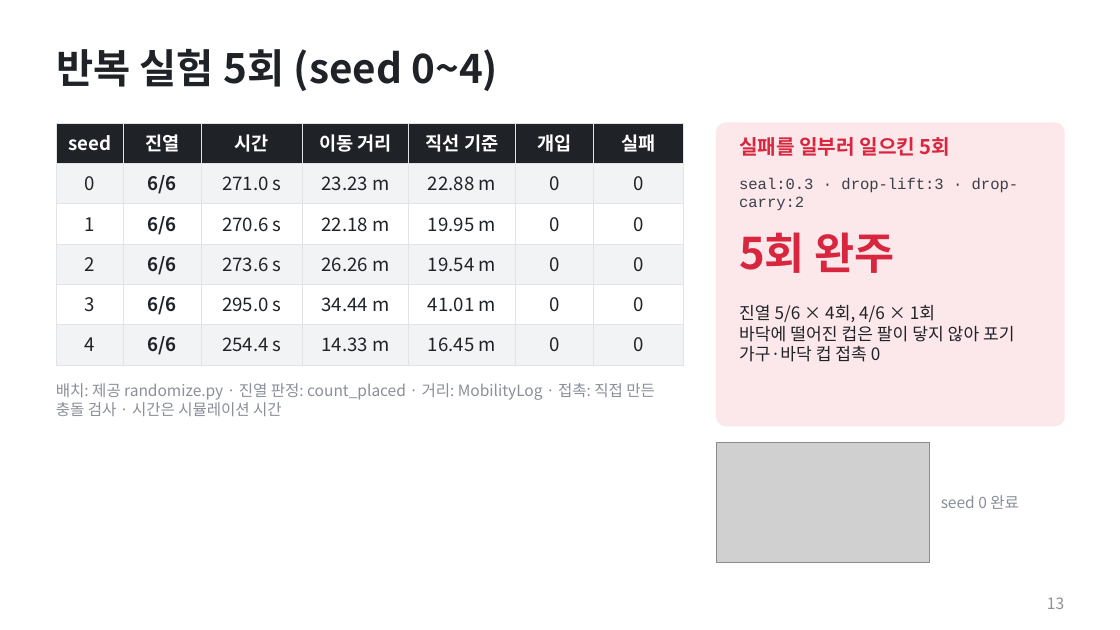
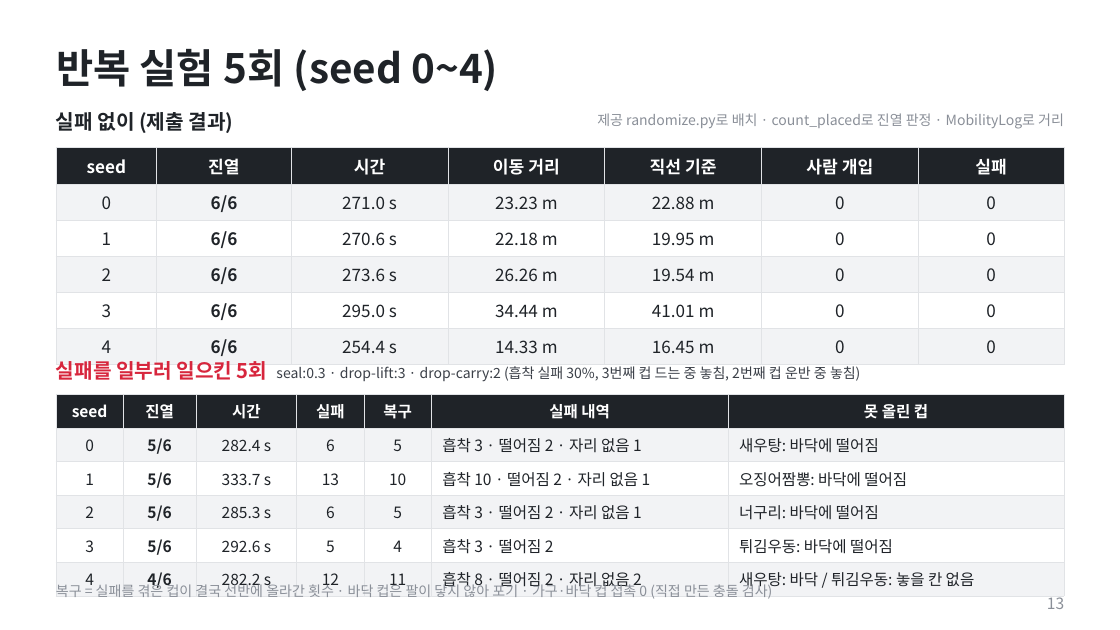
Before and after one commit to hayoung0Lee/cupramen, a slide deck: slide 13 of presentation/cupramen_deck.pptx. Drawn at 1120x630 pixels with LibreOffice and Linux fonts; fonts in the diff are those of the drawing; grey boxes stand for pictures. Boxes give left, top, right and bottom in pixels: in the first picture for what was removed or moved away, otherwise in the second. Text is boxed around its words. In the diff, an @@ line names an element or a change of style, - is before the commit and + after.

```diff
--- a/presentation/cupramen_deck.pptx
+++ b/presentation/cupramen_deck.pptx
@@ text added at [56, 112, 234, 133], 13 pt, text #1F2328, bold @@
+실패 없이 (제출 결과)
@@ text at [597, 113, 1064, 129]: text changed; size 10 to 9 pt @@
-배치: 제공 randomize.py · 진열 판정: count_placed · 거리: MobilityLog · 접촉: 직접 만든 충돌 검사 · 시간은 시뮬레이션 시간
+제공 randomize.py로 배치 · count_placed로 진열 판정 · MobilityLog로 거리
@@ table at [56, 148, 1064, 360] @@
-row 1, column 6: 개입
+row 1, column 6: 사람 개입
@@ size 12 to 11 pt @@
@@ table: place and size @@
-table at [56, 123, 683, 359]
+table at [56, 148, 1064, 360]
@@ rounded rectangle removed at [717, 123, 1064, 426] @@
@@ text removed at [739, 177, 1019, 210] @@
-seal:0.3 · drop-lift:3 · drop-carry:2
@@ text removed at [739, 232, 895, 273] @@
-5회 완주
@@ text removed at [739, 305, 1015, 362] @@
-진열 5/6 × 4회, 4/6 × 1회
-바닥에 떨어진 컵은 팔이 닿지 않아 포기
-가구·바닥 컵 접촉 0
@@ text at [56, 361, 860, 382]: text changed; size 13 to 9 pt; text colour #D7263D to #3B4048; bold off @@
-실패를 일부러 일으킨 5회
+실패를 일부러 일으킨 5회 seal:0.3 · drop-lift:3 · drop-carry:2 (흡착 실패 30%, 3번째 컵 드는 중 놓침, 2번째 컵 운반 중 놓침)
@@ table added at [56, 394, 1064, 595], 6 rows, 7 columns @@
+seed | 진열 | 시간 | 실패 | 복구 | 실패 내역 | 못 올린 컵
+0 | 5/6 | 282.4 s | 6 | 5 | 흡착 3 · 떨어짐 2 · 자리 없음 1 | 새우탕: 바닥에 떨어짐
+1 | 5/6 | 333.7 s | 13 | 10 | 흡착 10 · 떨어짐 2 · 자리 없음 1 | 오징어짬뽕: 바닥에 떨어짐
+2 | 5/6 | 285.3 s | 6 | 5 | 흡착 3 · 떨어짐 2 · 자리 없음 1 | 너구리: 바닥에 떨어짐
+3 | 5/6 | 292.6 s | 5 | 4 | 흡착 3 · 떨어짐 2 | 튀김우동: 바닥에 떨어짐
+4 | 4/6 | 282.2 s | 12 | 11 | 흡착 8 · 떨어짐 2 · 자리 없음 2 | 새우탕: 바닥 / 튀김우동: 놓을 칸 없음
@@ picture removed at [717, 442, 930, 562] @@
@@ text removed at [941, 495, 1019, 509] @@
-seed 0 완료
@@ text added at [56, 582, 772, 599], 9 pt, text #8A8F98 @@
+복구 = 실패를 겪은 컵이 결국 선반에 올라간 횟수 · 바닥 컵은 팔이 닿지 않아 포기 · 가구·바닥 컵 접촉 0 (직접 만든 충돌 검사)
```
Also in this commit, not shown: 1 other file.
